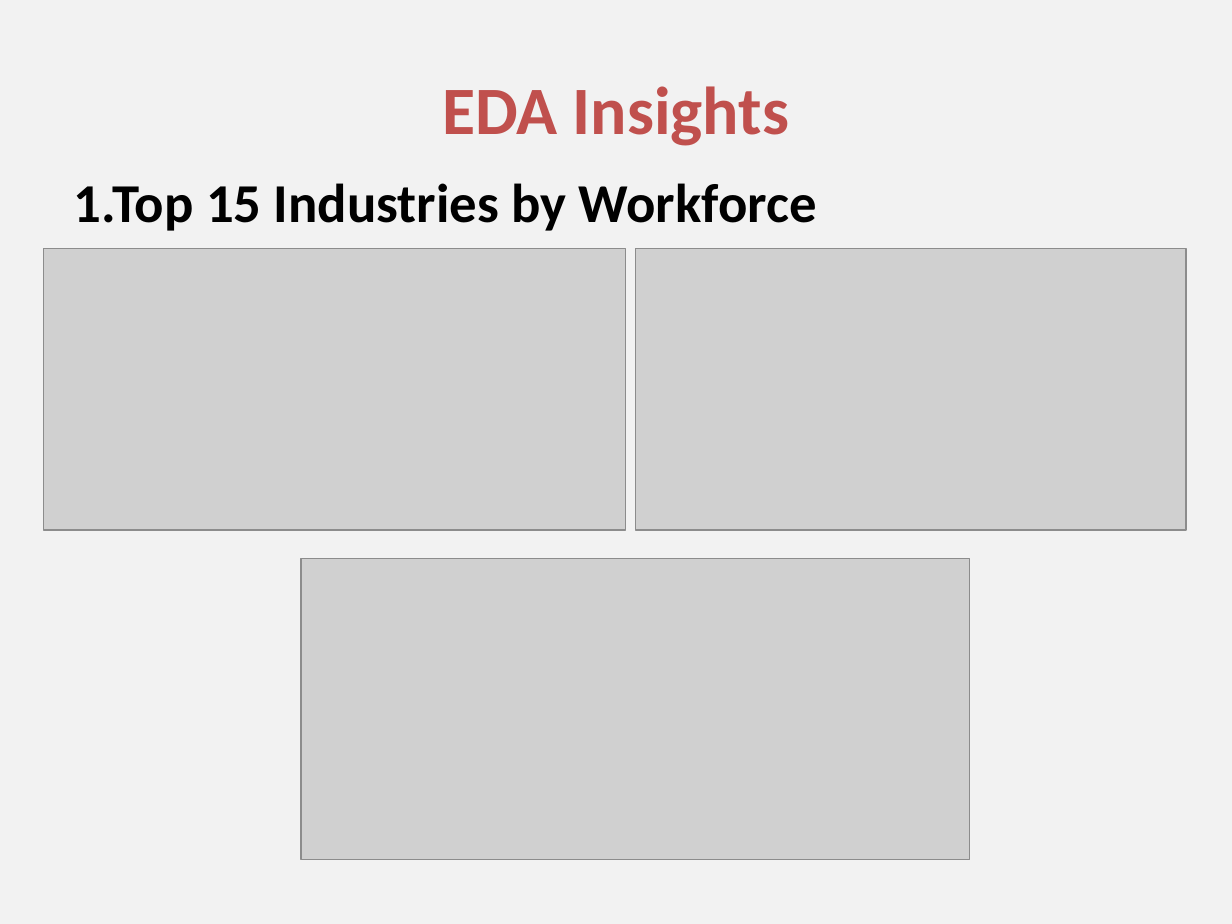
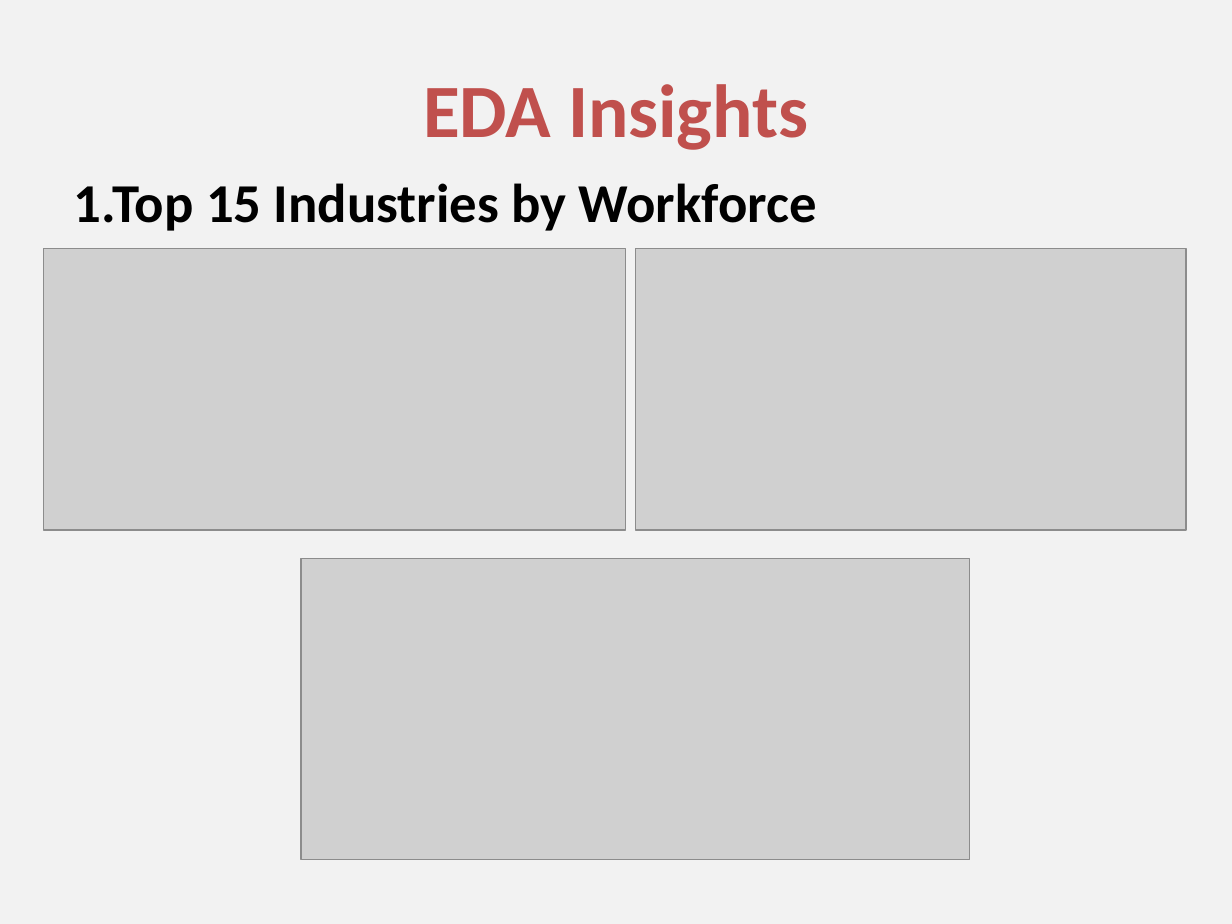
Before and after one commit to Thejasrajsathyamoorthy/Industrial-Human-Resources, a slide deck: slide 7 of I_HR Presentation.pptx. Drawn at 1232x924 pixels with LibreOffice and Linux fonts; fonts in the diff are those of the drawing; grey boxes stand for pictures. Boxes give left, top, right and bottom in pixels: in the first picture for what was removed or moved away, otherwise in the second. Text is boxed around its words. In the diff, an @@ line names an element or a change of style, - is before the commit and + after.

```diff
--- a/I_HR Presentation.pptx
+++ b/I_HR Presentation.pptx
@@ title "EDA Insights" at [423, 84, 808, 150]: size 39.6 to 44 pt @@
```
Also in this commit, not shown: 7 other slides changed, 2 slides added, 1 slide removed.
